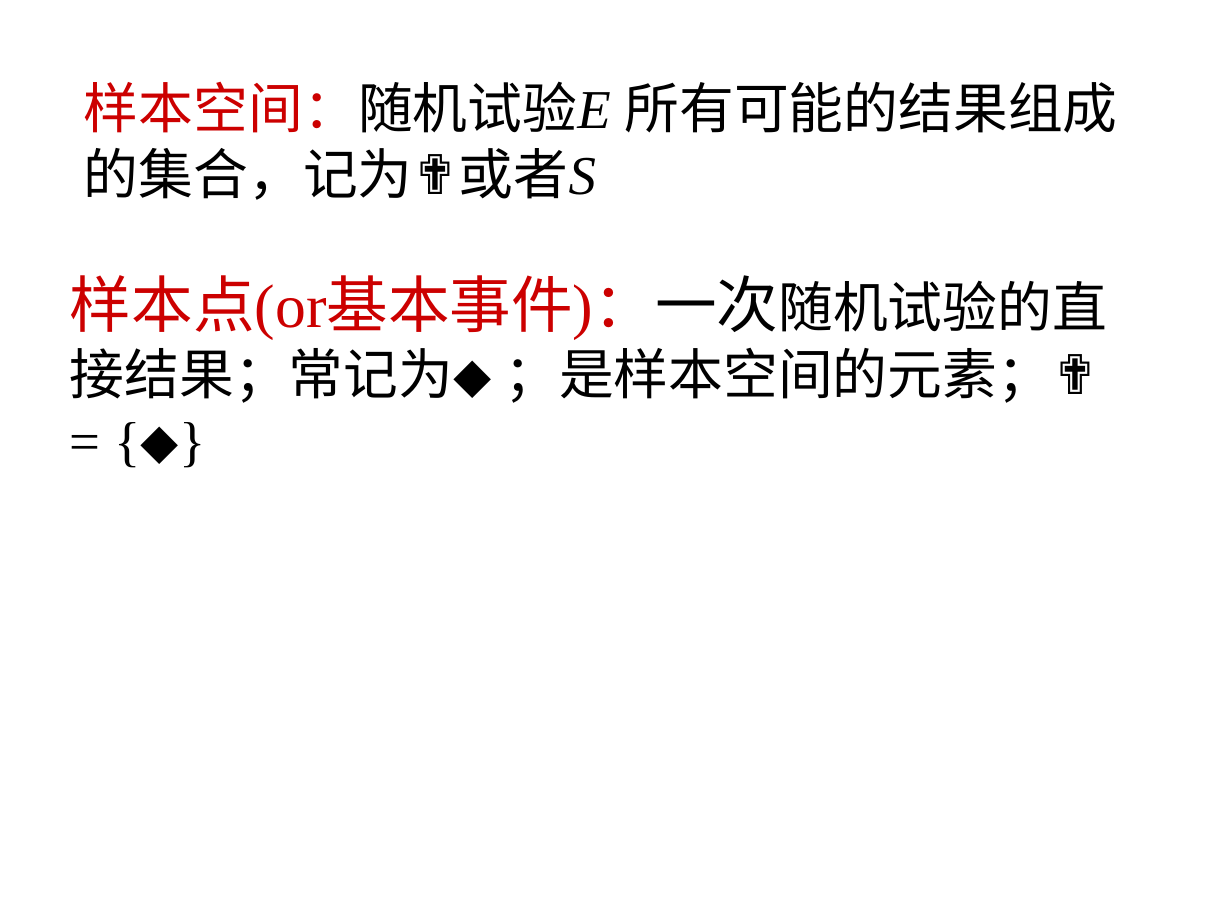
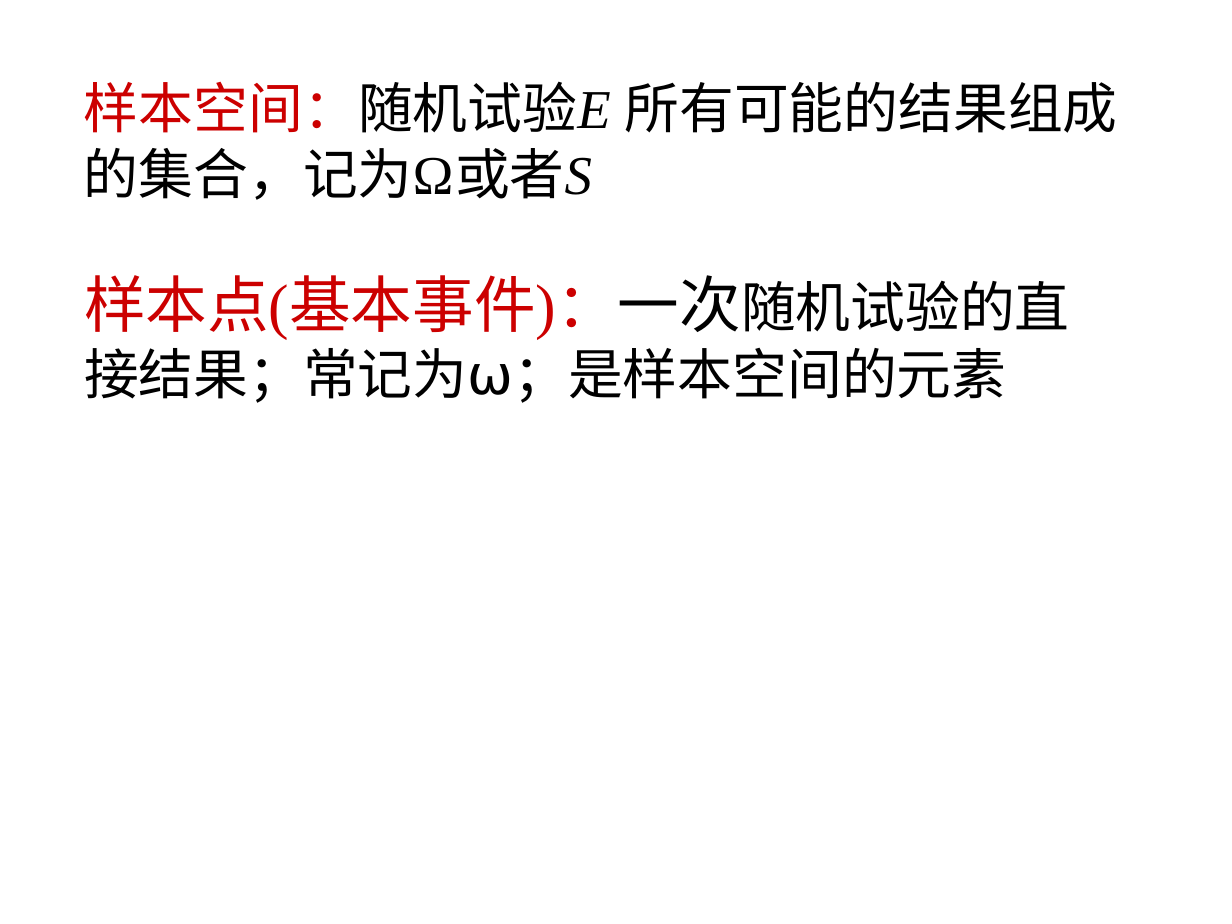
Before and after one commit to scistats/scistats.github.io, a slide deck: slide 10 of ppts/probability/01.1.ppt. Drawn at 1232x924 pixels with LibreOffice and Linux fonts; fonts in the diff are those of the drawing. Boxes give left, top, right and bottom in pixels: in the first picture for what was removed or moved away, otherwise in the second. Text is boxed around its words. In the diff, an @@ line names an element or a change of style, - is before the commit and + after.

```diff
--- a/ppts/probability/01.1.ppt
+++ b/ppts/probability/01.1.ppt
@@ text at (84, 81, 1118, 200): text changed @@
-样本空间：随机试验E 所有可能的结果组成的集合，记为✟或者S
+样本空间：随机试验E 所有可能的结果组成的集合，记为Ω或者S
@@ text at (84, 275, 1070, 403): text changed @@
-样本点(or基本事件)：一次随机试验的直接结果；常记为⬥ ；是样本空间的元素；✟ = {⬥}
+样本点(基本事件)：一次随机试验的直接结果；常记为⍵；是样本空间的元素
```
Also in this commit, not shown: 8 other slides changed, 1 other file.
